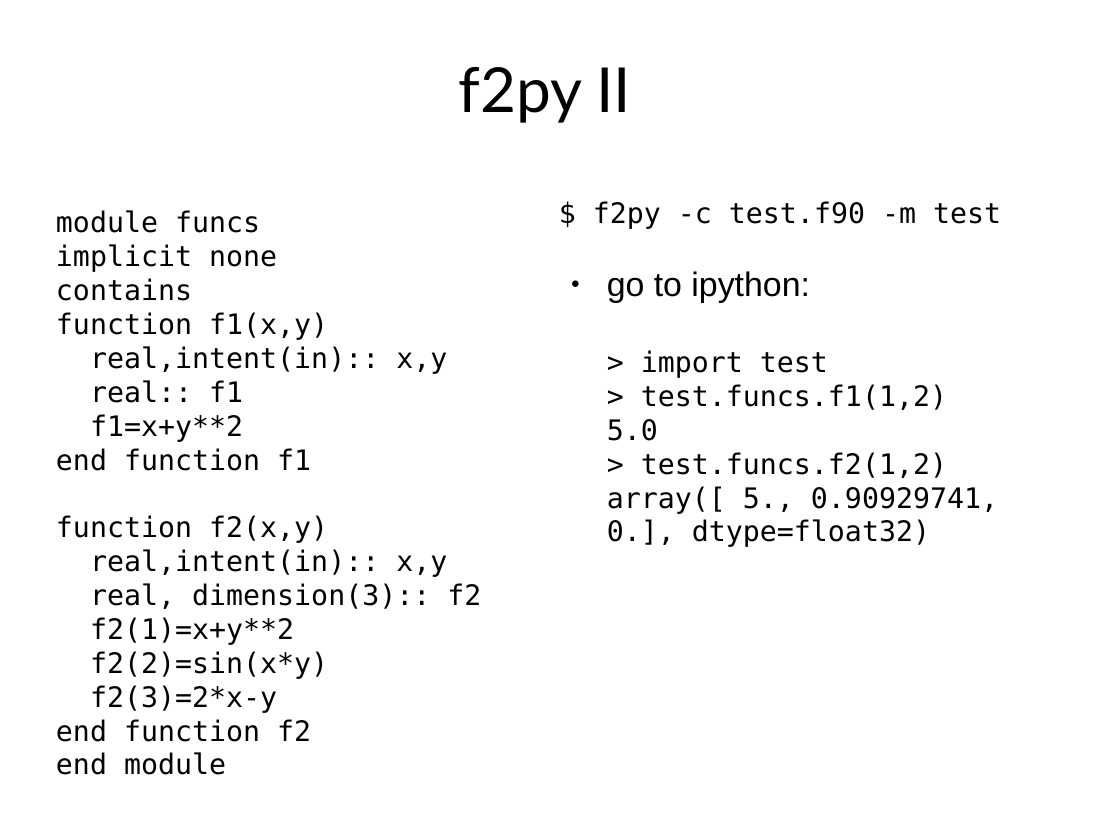
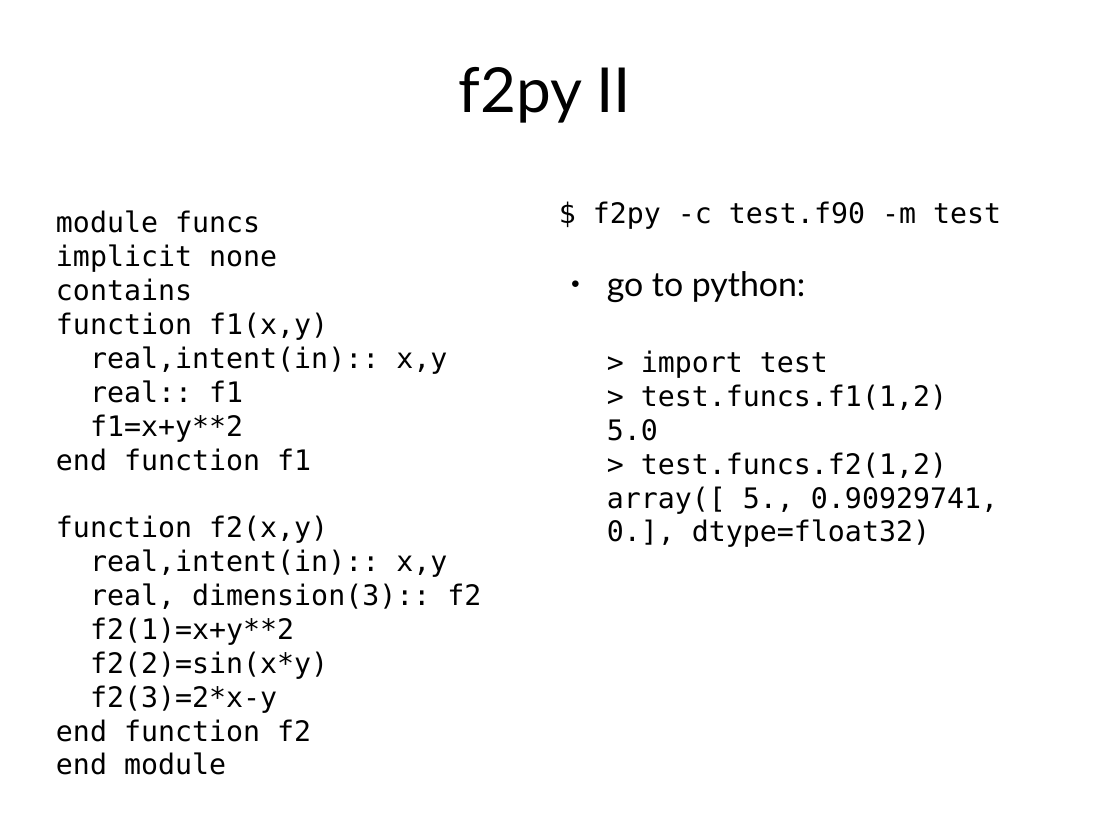
Before and after one commit to rcrehuet/Python_for_scientists_2023, a slide deck: slide 109 of slides/curs_python.odp (slide 107 before the commit). Drawn at 1120x840 pixels with LibreOffice and Linux fonts; fonts in the diff are those of the drawing. Boxes give left, top, right and bottom in pixels: in the first picture for what was removed or moved away, otherwise in the second. Text is boxed around its words. In the diff, an @@ line names an element or a change of style, - is before the commit and + after.

```diff
--- a/slides/curs_python.odp
+++ b/slides/curs_python.odp
@@ text at (x1=607, y1=271, x2=806, y2=303): text changed; font Arial to Lato @@
-● go to ipython:
+● go to python:
```
Also in this commit, not shown: 42 other slides changed, 9 slides added, 4 slides removed, 1 other file.
